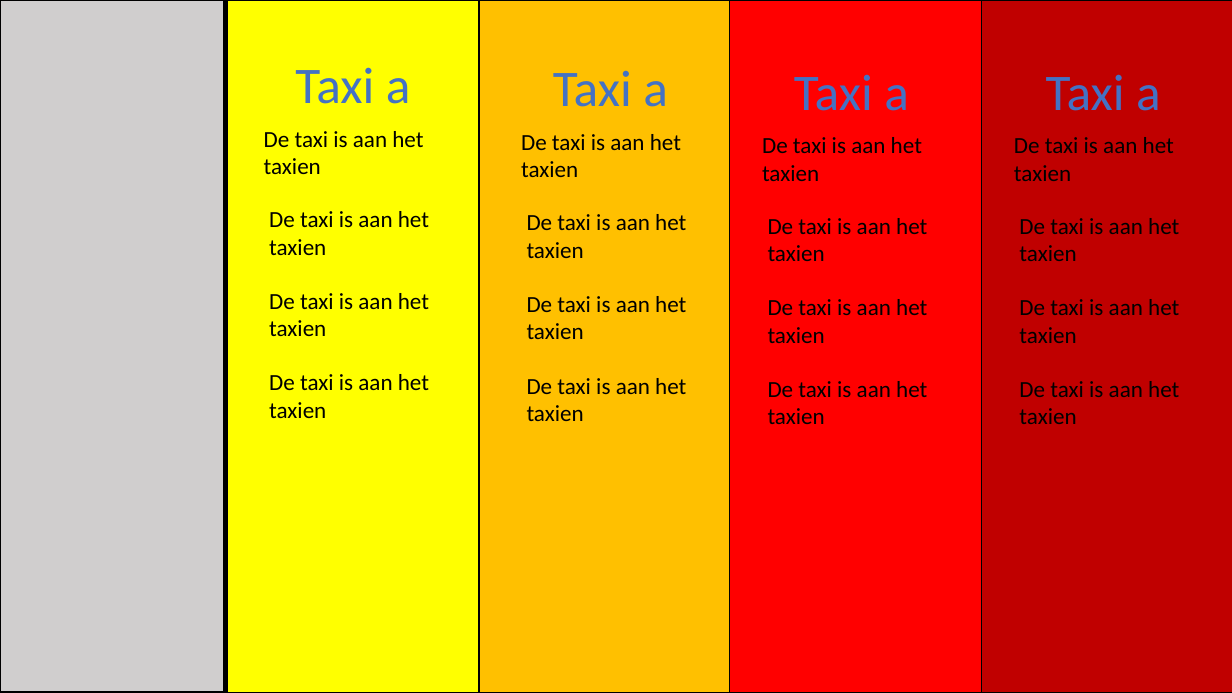
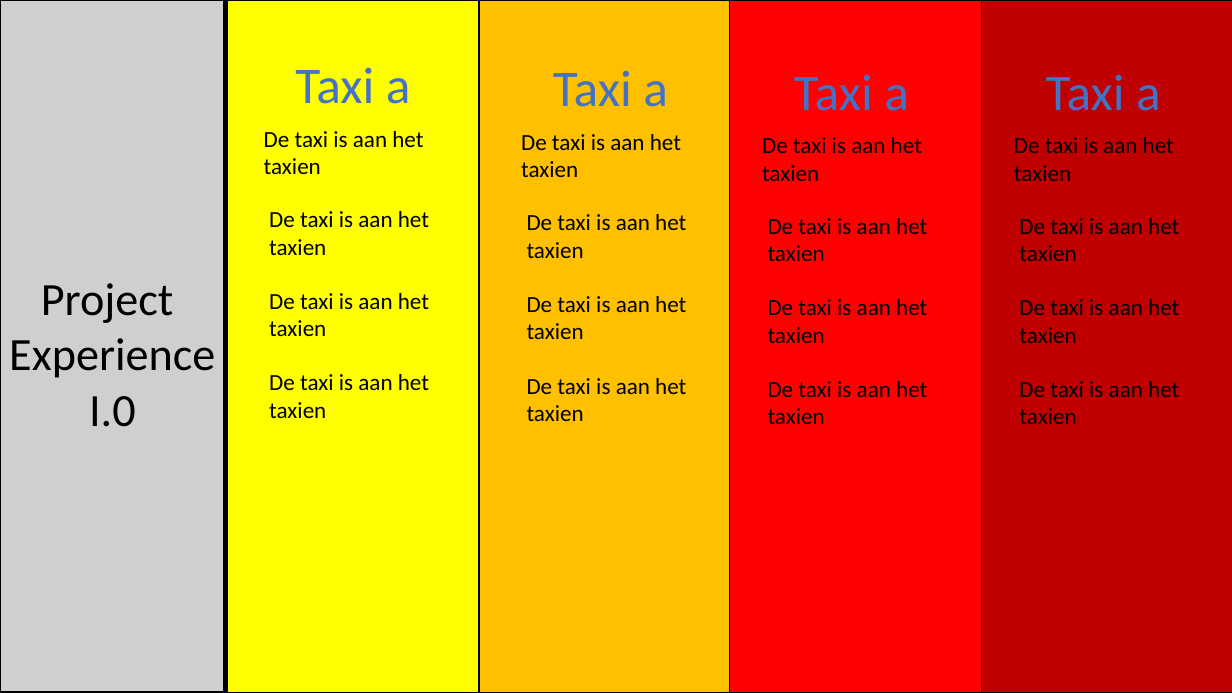
Before and after one commit to vives-project-xp/Taxi, a slide deck: slide 9 of School presentatie/Presentatie1.pptx. Drawn at 1232x693 pixels with LibreOffice and Linux fonts; fonts in the diff are those of the drawing. Boxes give left, top, right and bottom in pixels: in the first picture for what was removed or moved away, otherwise in the second. Text is boxed around its words. In the diff, an @@ line names an element or a change of style, - is before the commit and + after.

```diff
--- a/School presentatie/Presentatie1.pptx
+++ b/School presentatie/Presentatie1.pptx
@@ text added at (9, 283, 215, 427), 36 pt, text #000000 @@
+Project
+Experience
+I.0
```
Also in this commit, not shown: 8 other slides changed, 1 slide added, 1 other file.
